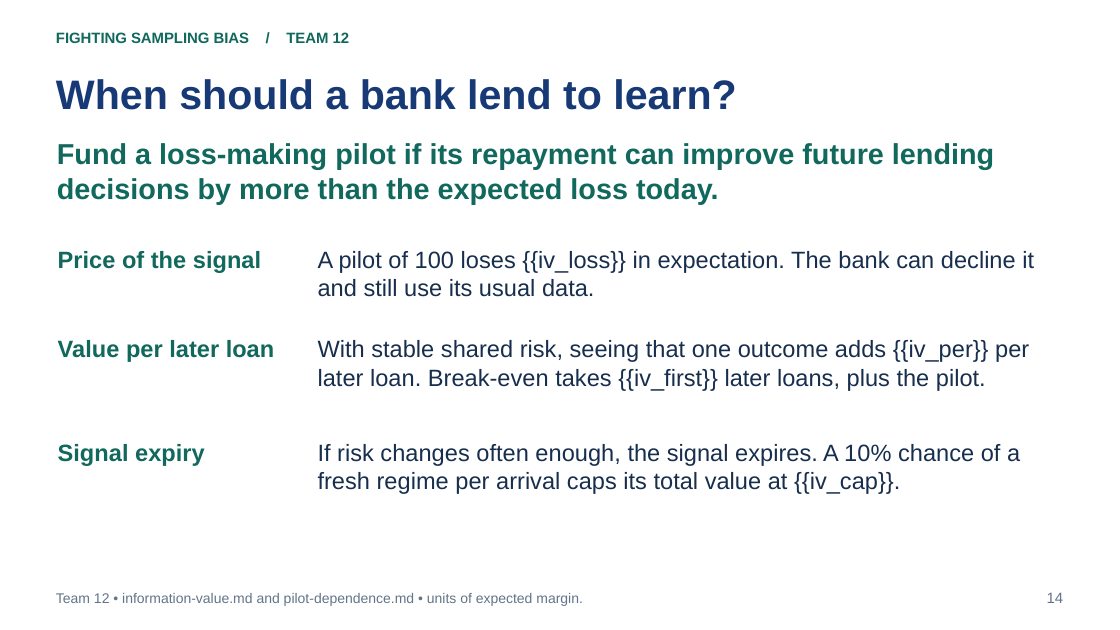
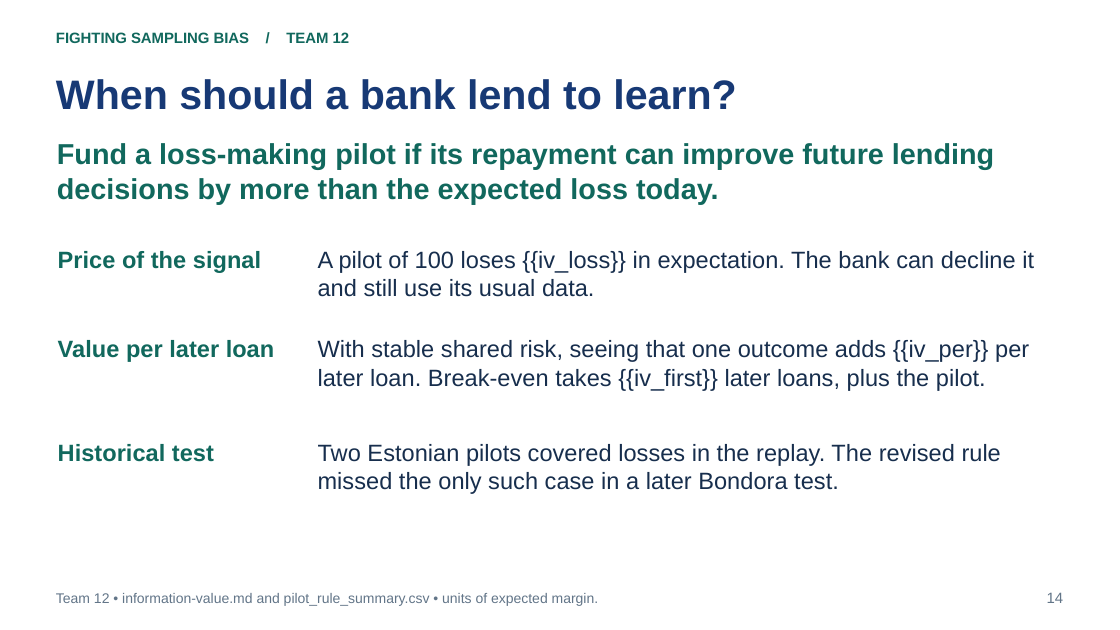
Before and after one commit to bigpurota/paper11, a slide deck: slide 14 of slides/template.pptx. Drawn at 1120x630 pixels with LibreOffice and Linux fonts; fonts in the diff are those of the drawing. Boxes give left, top, right and bottom in pixels: in the first picture for what was removed or moved away, otherwise in the second. Text is boxed around its words. In the diff, an @@ line names an element or a change of style, - is before the commit and + after.

Commit message:
Test pilot-loss recovery on later Bondora vintages and US Prosper loans

```diff
--- a/slides/template.pptx
+++ b/slides/template.pptx
@@ text at [58, 444, 214, 462]: text changed @@
-Signal expiry
+Historical test
@@ text at [318, 444, 1001, 494]: text changed @@
-If risk changes often enough, the signal expires. A 10% chance of a fresh regime per arrival caps its total value at {{iv_cap}}.
+Two Estonian pilots covered losses in the replay. The revised rule missed the only such case in a later Bondora test.
@@ text at [56, 593, 599, 606]: text changed @@
-Team 12 • information-value.md and pilot-dependence.md • units of expected margin.
+Team 12 • information-value.md and pilot_rule_summary.csv • units of expected margin.
```
Also in this commit, not shown: 1 other slide changed, 2 slides added, 45 other files.
